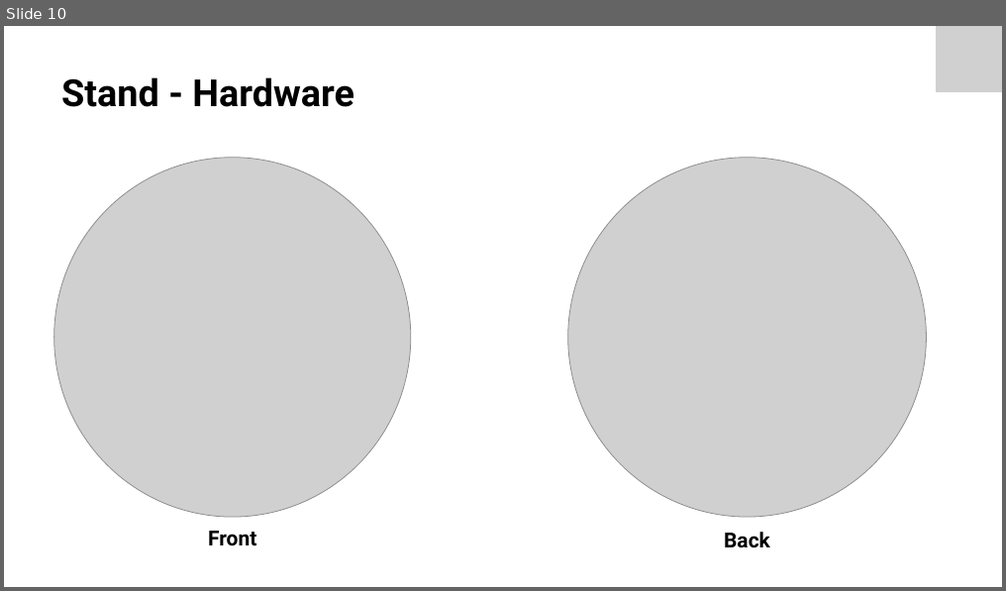
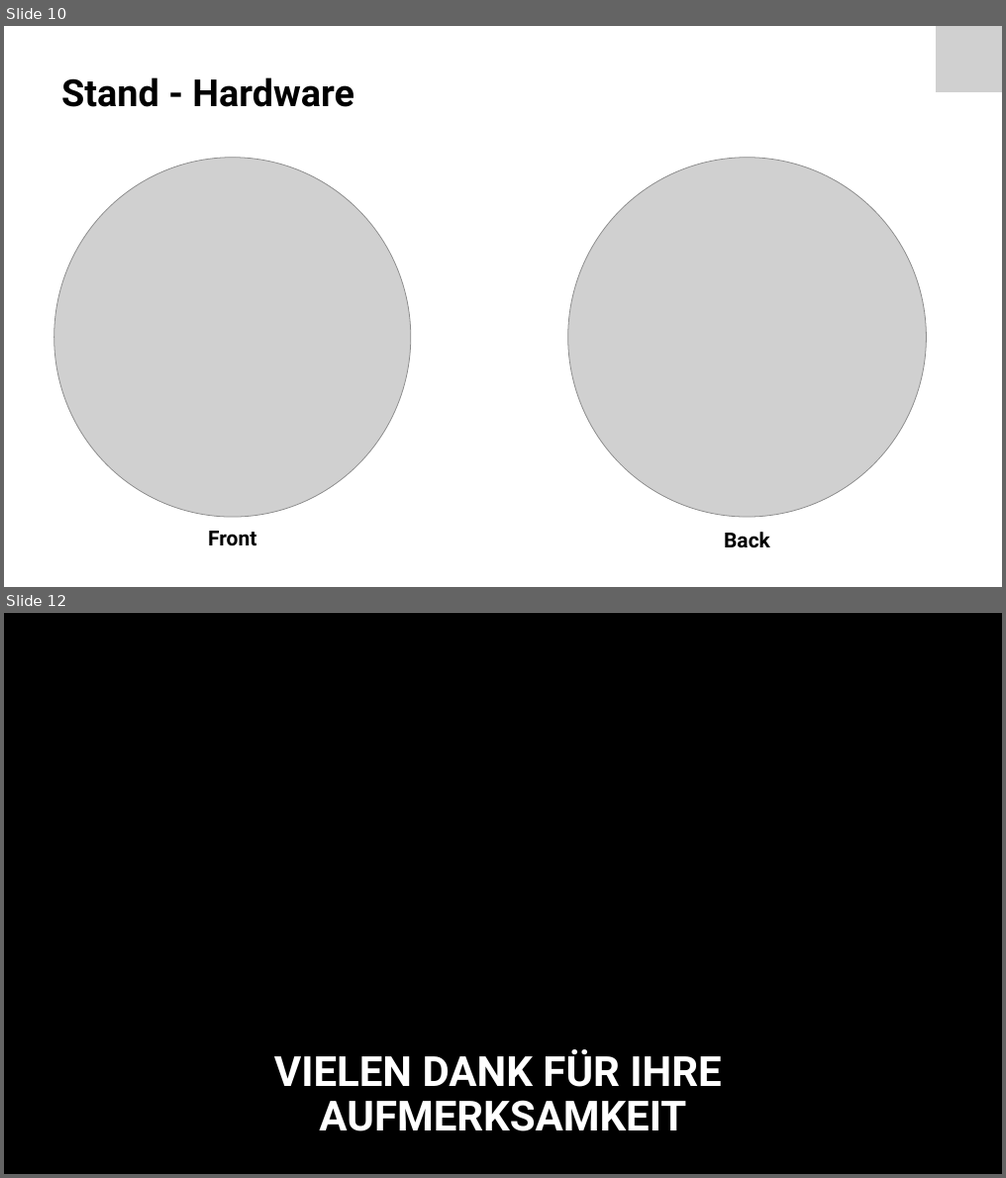
Before and after one commit to Froster2406/BAT2024, a slide deck: Dokumentation/Präsentation/BAT_Zwischenpraesentation.pptx. Shown one above the other, each under a label of ours: slide 10 before the commit, slides 10 and 12 after it; the slides between them are not shown. The pictures are 1006x591 and 1006x1178 pixels, drawn with LibreOffice and Linux fonts; fonts in the diff are those of the drawing; grey boxes stand for pictures; background and template pictures are left out. Boxes give left, top, right and bottom in pixels: in the first picture for what was removed or moved away, otherwise in the second. Text is boxed around its words. In the diff, an @@ line names an element or a change of style, - is before the commit and + after.

```diff
--- a/Dokumentation/Präsentation/BAT_Zwischenpraesentation.pptx
+++ b/Dokumentation/Präsentation/BAT_Zwischenpraesentation.pptx
@@ slide 12 added at bbox=[4, 613, 1002, 1174], background picture (left out) @@
@@ rectangle added at bbox=[4, 1015, 1002, 1174], fill #000000 at 60% opacity @@
@@ title added at bbox=[274, 1050, 721, 1132], 40 pt, text #FFFFFF, bold @@
+VIELEN DANK FÜR IHRE
+AUFMERKSAMKEIT
```
Also in this commit, not shown: 5 slides changed.
